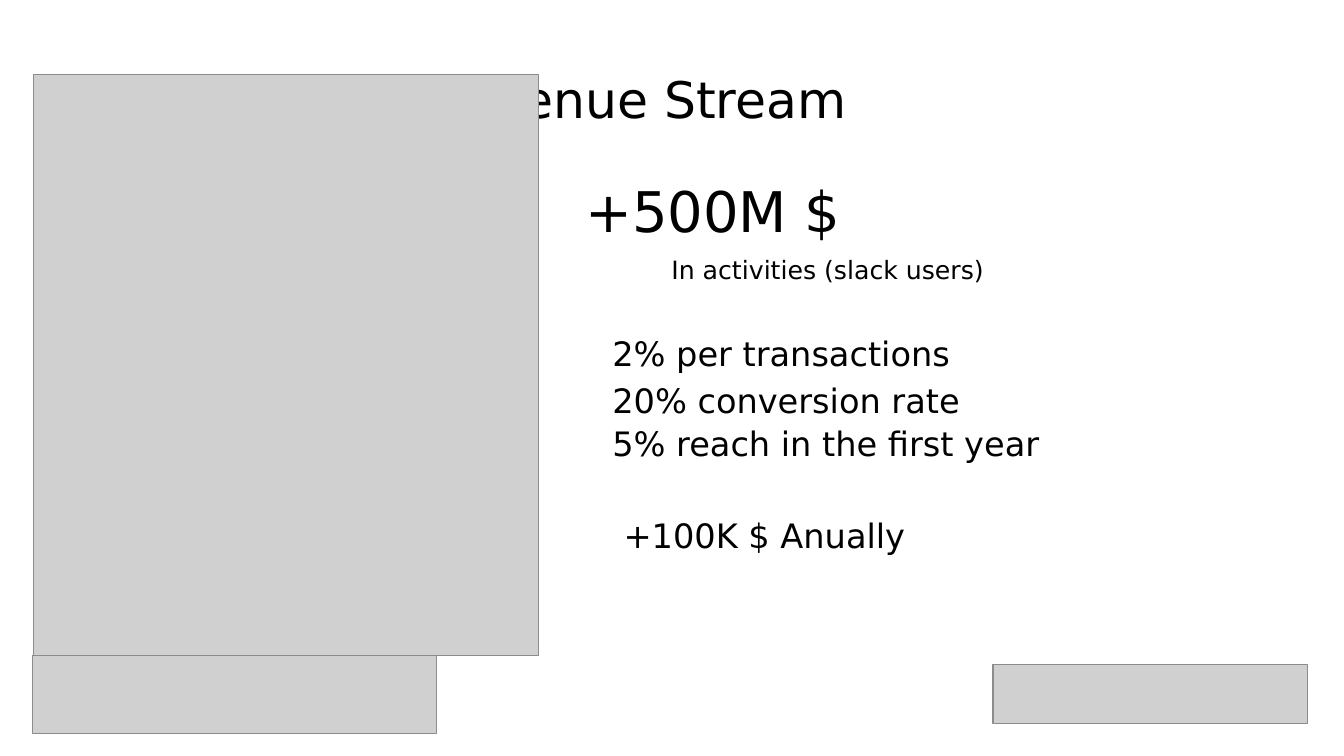
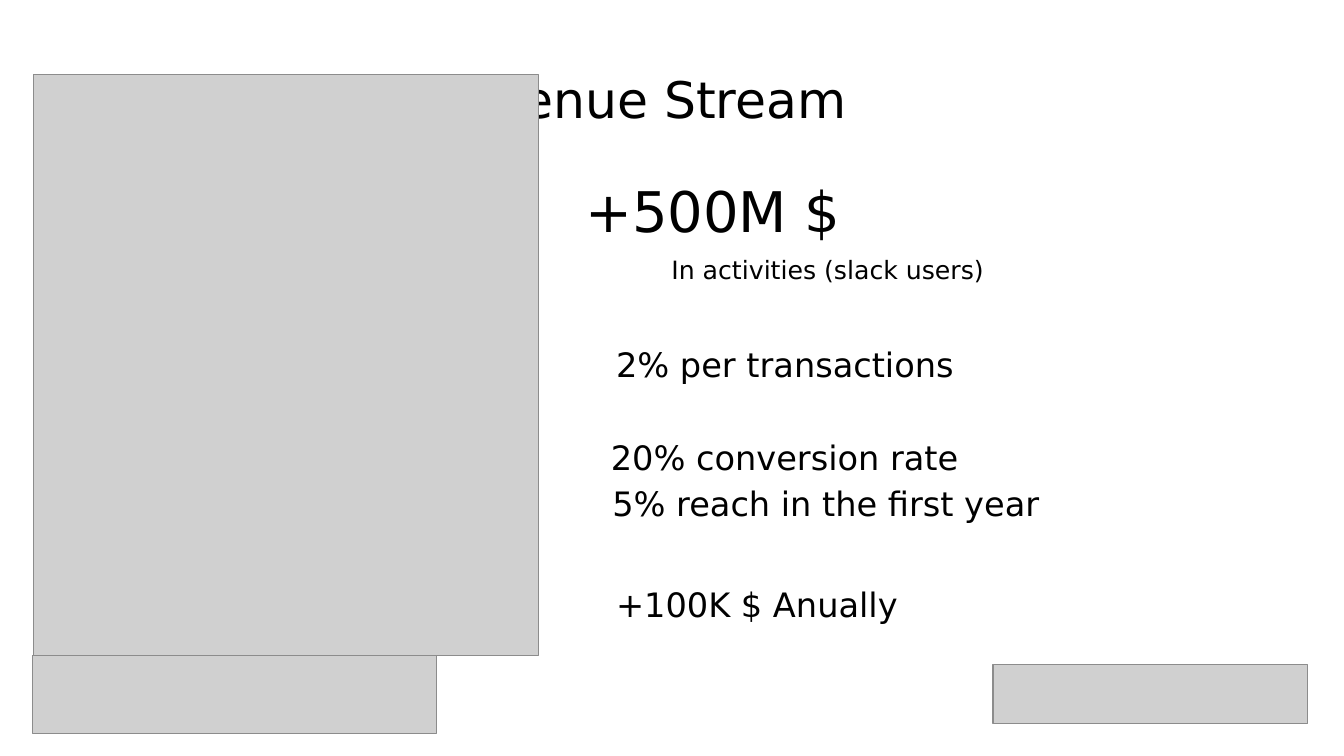
Before and after one commit to FelixLeChat/IOU-Slack, a slide deck: slide 7 of Processus d’affaire.pptx. Drawn at 1344x756 pixels with LibreOffice and Linux fonts; fonts in the diff are those of the drawing; grey boxes stand for pictures. Boxes give left, top, right and bottom in pixels: in the first picture for what was removed or moved away, otherwise in the second. Text is boxed around its words. In the diff, an @@ line names an element or a change of style, - is before the commit and + after.

```diff
--- a/Processus d’affaire.pptx
+++ b/Processus d’affaire.pptx
@@ text "2% per transactions": place and size @@
-text "2% per transactions" at (612,340,950,373)
+text "2% per transactions" at (616,351,953,384)
@@ text "20% conversion rate": place and size @@
-text "20% conversion rate" at (612,387,959,414)
+text "20% conversion rate" at (611,444,958,471)
@@ text "5% reach in the first ...": place and size @@
-text "5% reach in the first ..." at (612,430,1039,463)
+text "5% reach in the first ..." at (612,490,1039,523)
@@ text "+100K $ Anually": place and size @@
-text "+100K $ Anually" at (624,522,905,555)
+text "+100K $ Anually" at (616,591,898,624)
```
Also in this commit, not shown: 4 other slides changed, 1 slide added, 1 other file.
